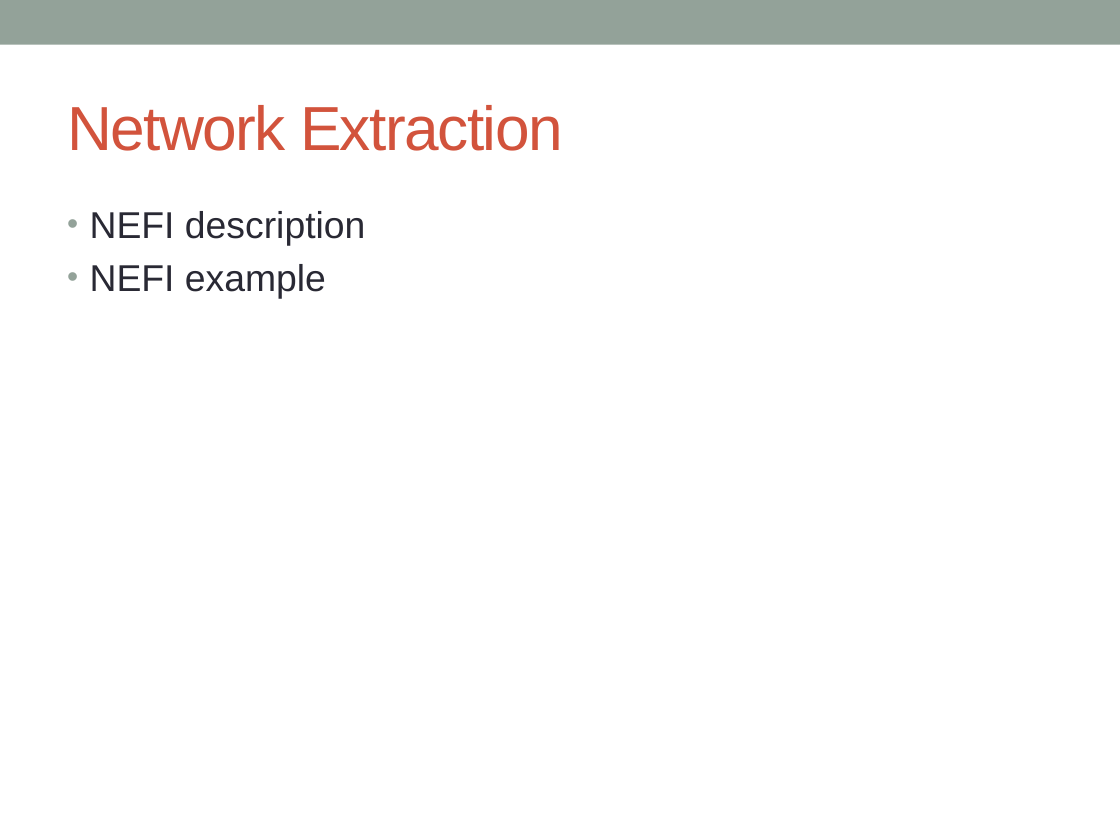
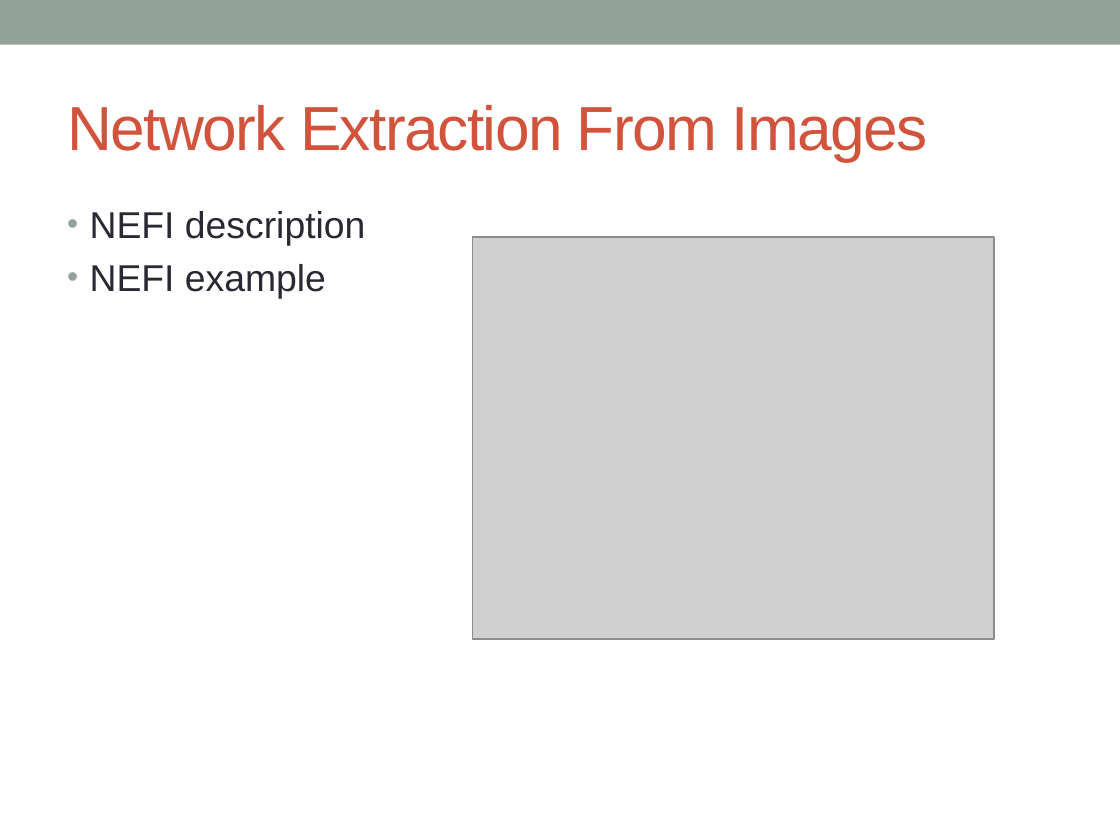
Before and after one commit to 05dirnbe/defense, a slide deck: slide 11 of draft.pptx. Drawn at 1120x840 pixels with LibreOffice and Linux fonts; fonts in the diff are those of the drawing; grey boxes stand for pictures. Boxes give left, top, right and bottom in pixels: in the first picture for what was removed or moved away, otherwise in the second. Text is boxed around its words. In the diff, an @@ line names an element or a change of style, - is before the commit and + after.

```diff
--- a/draft.pptx
+++ b/draft.pptx
@@ title at <box>67,105,927,162</box>: text changed @@
-Network Extraction
+Network Extraction From Images
@@ picture added at <box>473,237,995,640</box> @@
```
Also in this commit, not shown: 7 other slides changed, 1 slide added, 1 slide removed.
